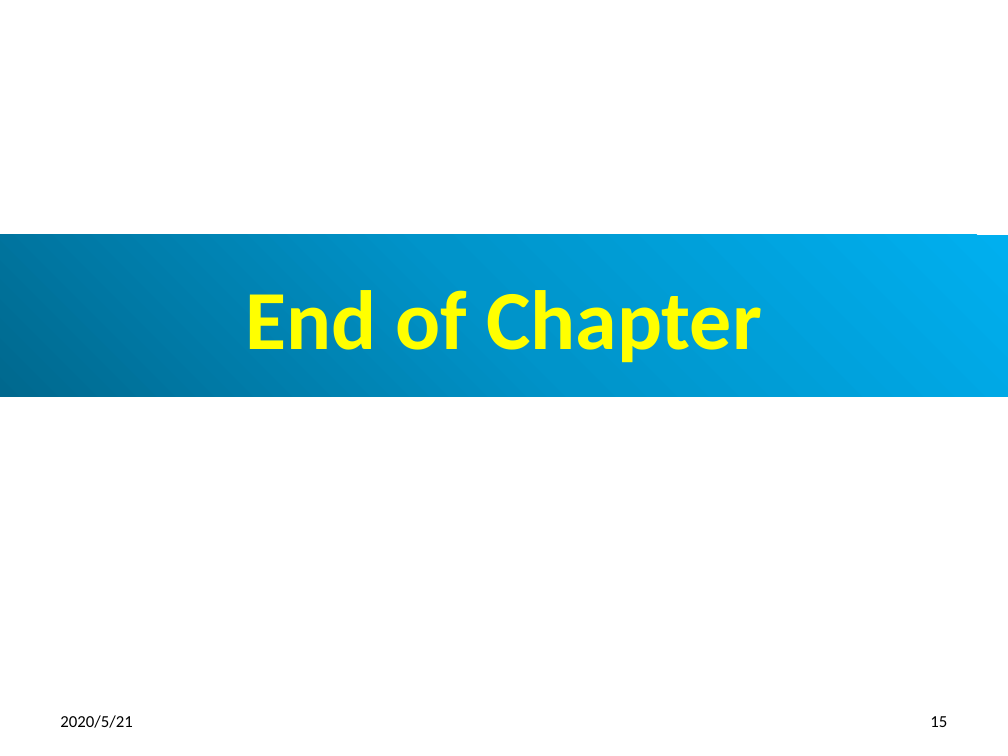
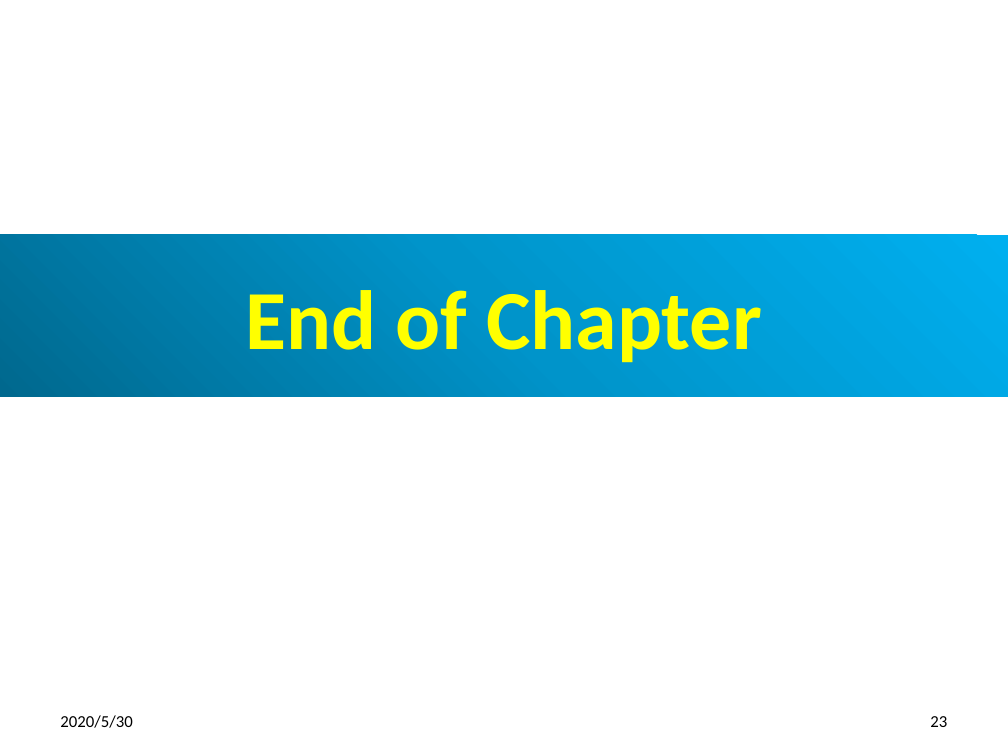
Before and after one commit to peterhchen/900_PyTorch, a slide deck: slide 23 of 02_DeepLearningAPI.pptx (slide 15 before the commit). Drawn at 1008x756 pixels with LibreOffice and Linux fonts; fonts in the diff are those of the drawing. Boxes give left, top, right and bottom in pixels: in the first picture for what was removed or moved away, otherwise in the second. Text is boxed around its words. In the diff, an @@ line names an element or a change of style, - is before the commit and + after.

```diff
--- a/02_DeepLearningAPI.pptx
+++ b/02_DeepLearningAPI.pptx
@@ text at (x1=60, y1=715, x2=132, y2=728): text changed @@
-2020/5/21
+2020/5/30
@@ page number at (x1=930, y1=716, x2=947, y2=727): text changed @@
-15
+23
```
Also in this commit, not shown: 14 other slides changed, 8 slides added, 8 other files.
